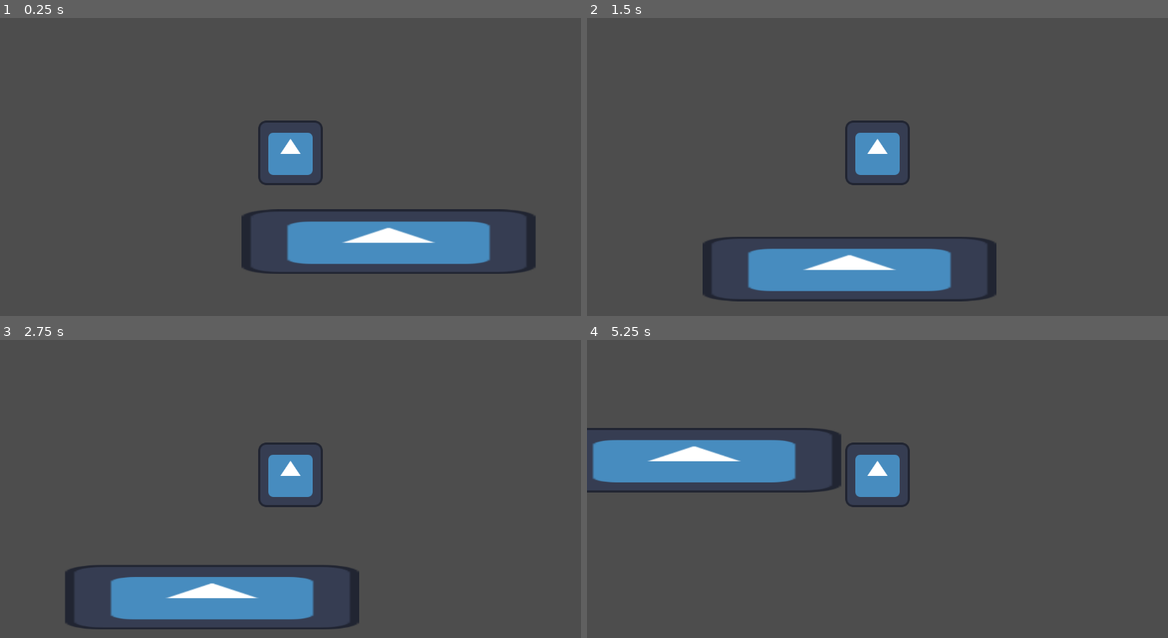
Above: before the commit, frames 1-4 (two rows, left to right).
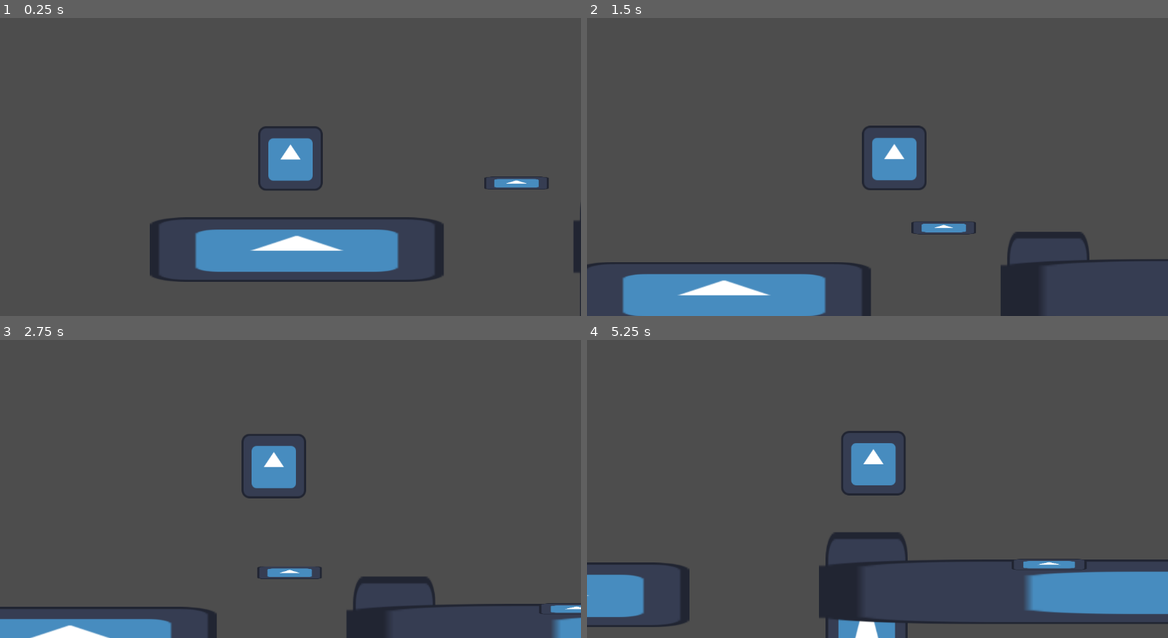
Above: after the commit, the same moments.

Repository: dudualbertti/caverna_de_eldoria
Game: Godot game, scene res://Scenes/main.tscn
Same seed, same stepped clock (60 frames per second), same inputs: the game is played once before the commit and once after it. The engine's default icon, where the game draws it, is replaced by a stand-in: a white triangle on a blue panel in a dark square.
Inputs:
- Up to frame 1 (0.25 s): no input
- Up to frame 2 (1.5 s): hold W (jump) 0.53-1.28 s; hold D (right) from 0.53 s (still down); tap W (jump) at 1.35 s
- Up to frame 3 (2.75 s): tap W (jump) at 1.52, 1.82 s; release D (right) at 2.03 s; hold A (left) from 2.03 s (still down); hold W (jump) from 2.03 s (still down)
- Up to frame 4 (5.25 s): release A (left) at 2.78 s; release W (jump) at 2.78 s; hold D (right) 2.78-4.28 s; tap W (jump) at 2.85, 3.02, 3.32, 4.35, 4.52, 4.82 s; hold W (jump) 3.53-4.28 s; hold A (left) 4.28-5.03 s; hold D (right) from 5.03 s (still down); hold W (jump) from 5.03 s (still down)

The runs differ from the first frame. In frame 1, 9.8% of the frame differs, in the area x 25-100%, y 34-100%; in frame 2, 14%; in frame 3, 12%; in frame 4, 17%, in the area x 0-100%, y 29-100%.

Commit message:
Poco de lama e plataforma quebradica

Diff:
--- a/caverna_eldoria/Scenes/main.tscn
+++ b/caverna_eldoria/Scenes/main.tscn
@@ -1,23 +1,54 @@
-[gd_scene load_steps=4 format=3 uid="uid://dyol3mkxf5awu"]
+[gd_scene load_steps=7 format=3 uid="uid://dyol3mkxf5awu"]
 
 [ext_resource type="Texture2D" uid="uid://cw37pexk0nbvm" path="res://icon.svg" id="1_bo1nx"]
 [ext_resource type="PackedScene" uid="uid://bn6db8nxrw2wx" path="res://Scenes/player.tscn" id="2_8gbba"]
+[ext_resource type="PackedScene" uid="uid://bmonnxkwrua2d" path="res://Scenes/poco_lama.tscn" id="3_8gbba"]
+[ext_resource type="PackedScene" uid="uid://n64wnhxvm54y" path="res://Scenes/plataforma_quebrar.tscn" id="4_jjvhh"]
 
 [sub_resource type="RectangleShape2D" id="RectangleShape2D_jjvhh"]
 size = Vector2(577, 20)
 
+[sub_resource type="RectangleShape2D" id="RectangleShape2D_bo1nx"]
+size = Vector2(164, 61)
+
 [node name="Node2D" type="Node2D"]
+
+[node name="CharacterBody2D" parent="." instance=ExtResource("2_8gbba")]
+position = Vector2(93, 88)
 
 [node name="StaticBody2D" type="StaticBody2D" parent="."]
 
 [node name="CollisionShape2D" type="CollisionShape2D" parent="StaticBody2D"]
-position = Vector2(286.5, 235)
+position = Vector2(104.5, 244)
 shape = SubResource("RectangleShape2D_jjvhh")
 
 [node name="Icon" type="Sprite2D" parent="StaticBody2D"]
-position = Vector2(287.5, 287)
+position = Vector2(105.5, 296)
 scale = Vector2(4.55469, 1)
 texture = ExtResource("1_bo1nx")
 
-[node name="CharacterBody2D" parent="StaticBody2D" instance=ExtResource("2_8gbba")]
-position = Vector2(93, 88)
+[node name="CollisionShape2D2" type="CollisionShape2D" parent="StaticBody2D"]
+position = Vector2(1977.14, 238)
+scale = Vector2(4.55469, 1)
+shape = SubResource("RectangleShape2D_jjvhh")
+
+[node name="Icon3" type="Sprite2D" parent="StaticBody2D"]
+position = Vector2(748.5, 386)
+scale = Vector2(1.27344, 3.34765)
+texture = ExtResource("1_bo1nx")
+
+[node name="Icon2" type="Sprite2D" parent="StaticBody2D"]
+position = Vector2(1981.69, 290)
+scale = Vector2(20.7452, 1)
+texture = ExtResource("1_bo1nx")
+
+[node name="CollisionShape2D3" type="CollisionShape2D" parent="StaticBody2D"]
+position = Vector2(743, 201.5)
+shape = SubResource("RectangleShape2D_bo1nx")
+
+[node name="poco_lama" parent="." instance=ExtResource("3_8gbba")]
+position = Vector2(1110, 225)
+scale = Vector2(7.44002, 3.6)
+
+[node name="plataforma_quebrar" parent="." instance=ExtResource("4_jjvhh")]
+position = Vector2(541, 151)
--- /dev/null
+++ b/caverna_eldoria/Scenes/plataforma_quebrar.tscn
@@ -0,0 +1,37 @@
+[gd_scene load_steps=5 format=3 uid="uid://n64wnhxvm54y"]
+
+[ext_resource type="Script" uid="uid://conekna1hlim3" path="res://Scripts/plataforma_quebrar.gd" id="1_fhuoe"]
+[ext_resource type="Texture2D" uid="uid://cw37pexk0nbvm" path="res://icon.svg" id="1_pedud"]
+
+[sub_resource type="RectangleShape2D" id="RectangleShape2D_fhuoe"]
+size = Vector2(128, 45)
+
+[sub_resource type="RectangleShape2D" id="RectangleShape2D_wc626"]
+size = Vector2(128, 26)
+
+[node name="plataforma_quebrar" type="Node2D"]
+script = ExtResource("1_fhuoe")
+
+[node name="Sprite2D" type="Sprite2D" parent="."]
+position = Vector2(0, 13)
+scale = Vector2(1, 0.2)
+texture = ExtResource("1_pedud")
+
+[node name="Area2D" type="Area2D" parent="."]
+
+[node name="CollisionShape2D" type="CollisionShape2D" parent="Area2D"]
+position = Vector2(0, -22.5)
+shape = SubResource("RectangleShape2D_fhuoe")
+
+[node name="RigidBody2D" type="StaticBody2D" parent="."]
+
+[node name="CollisionShape2D" type="CollisionShape2D" parent="RigidBody2D"]
+position = Vector2(0, 13)
+shape = SubResource("RectangleShape2D_wc626")
+
+[node name="QuebrarTimer" type="Timer" parent="."]
+one_shot = true
+
+[connection signal="body_entered" from="Area2D" to="." method="_on_area_2d_body_entered"]
+[connection signal="body_exited" from="Area2D" to="." method="_on_area_2d_body_exited"]
+[connection signal="timeout" from="QuebrarTimer" to="." method="_on_quebrar_timer_timeout"]
--- a/caverna_eldoria/Scenes/player.tscn
+++ b/caverna_eldoria/Scenes/player.tscn
@@ -16,10 +16,12 @@
 texture = ExtResource("1_v0iea")
 
 [node name="Camera2D" type="Camera2D" parent="."]
+position_smoothing_enabled = true
+position_smoothing_speed = 10.0
 
 [node name="Coyote_Time_Timer" type="Timer" parent="."]
 process_callback = 0
-wait_time = 0.08
+wait_time = 0.1
 one_shot = true
 
 [node name="Jump_Buffer_Timer" type="Timer" parent="."]
--- /dev/null
+++ b/caverna_eldoria/Scenes/poco_lama.tscn
@@ -0,0 +1,24 @@
+[gd_scene load_steps=4 format=3 uid="uid://bmonnxkwrua2d"]
+
+[ext_resource type="Texture2D" uid="uid://cw37pexk0nbvm" path="res://icon.svg" id="1_oluxs"]
+[ext_resource type="Script" uid="uid://cisyx71ccayxm" path="res://Scripts/poco_lama.gd" id="1_vkgpd"]
+
+[sub_resource type="RectangleShape2D" id="RectangleShape2D_vkgpd"]
+size = Vector2(20, 10)
+
+[node name="poco_lama" type="Node2D"]
+script = ExtResource("1_vkgpd")
+
+[node name="Area2D" type="Area2D" parent="."]
+
+[node name="CollisionShape2D" type="CollisionShape2D" parent="Area2D"]
+position = Vector2(0, -5)
+shape = SubResource("RectangleShape2D_vkgpd")
+
+[node name="Sprite2D" type="Sprite2D" parent="."]
+position = Vector2(1.19209e-07, 3)
+scale = Vector2(0.15625, 0.046875)
+texture = ExtResource("1_oluxs")
+
+[connection signal="body_entered" from="Area2D" to="." method="_on_area_2d_body_entered"]
+[connection signal="body_exited" from="Area2D" to="." method="_on_area_2d_body_exited"]
--- /dev/null
+++ b/caverna_eldoria/Scripts/plataforma_quebrar.gd
@@ -0,0 +1,24 @@
+extends Node2D
+
+var stepped = false
+@onready var quebrar_timer: Timer = $QuebrarTimer
+
+# Called when the node enters the scene tree for the first time.
+func _ready() -> void:
+	pass # Replace with function body.
+
+
+func _on_area_2d_body_entered(body: Node2D) -> void:
+	if body.has_method("Player"):
+		if not stepped:
+			stepped = true
+		else:
+			quebrar_timer.start()
+
+
+func _on_area_2d_body_exited(body: Node2D) -> void:
+	pass # Replace with function body.
+
+
+func _on_quebrar_timer_timeout() -> void:
+	queue_free()
--- a/caverna_eldoria/Scripts/player.gd
+++ b/caverna_eldoria/Scripts/player.gd
@@ -1,23 +1,34 @@
 extends CharacterBody2D
 
+const MAX_SPEED = 400.0
+var speed = MAX_SPEED
 
-var speed = 300.0
-var velocity_change_speed = 20
+var velocity_change_speed = 40
 
-var jump_velocity = -400
-var gravity = 10
+var jump_velocity = -500
+var gravity = 12
 
 var vertical_velocity = 0
 
 var jumping = false
 var can_jump = true
 
+var pressed_jump = false
+
+@export var max_jump_count = 1
+var jump_count = max_jump_count
+
 @onready var jump_buffer_timer: Timer = $Jump_Buffer_Timer
 @onready var coyote_time_timer: Timer = $Coyote_Time_Timer
 
+func Player():
+	pass
 
 func jump():
-	can_jump = false
+	if jump_count < 1:
+		can_jump = false
+
+	jump_count -= 1
 	vertical_velocity = jump_velocity
 
 
@@ -31,10 +42,9 @@
 
 
 func handle_coyote_time():
-	if coyote_time_timer.is_stopped() and can_jump:
+	if coyote_time_timer.is_stopped() and can_jump and max_jump_count < 2:
 		coyote_time_timer.start()
 
-	print(jump_buffer_timer.is_stopped())
 
 func handle_vertical_movement():
 
@@ -42,19 +52,22 @@
 
 	if is_on_floor():
 		can_jump = true
+		jump_count = max_jump_count
+		pressed_jump = false
 		vertical_velocity = 0
 	else:
 		vertical_velocity += gravity
 		handle_coyote_time()
 
-	if jump_press and can_jump:
+	if jump_press and can_jump and not pressed_jump:
+		pressed_jump = true
 		jump()
 
 	handle_jump_buffer(jump_press)
 
 	if Input.is_action_just_released("jump") and jumping:
+		pressed_jump = false
 		vertical_velocity = gravity
-
 
 	jumping = velocity.y < 0 and not is_on_floor()
 
--- /dev/null
+++ b/caverna_eldoria/Scripts/poco_lama.gd
@@ -0,0 +1,21 @@
+extends Node2D
+
+
+# Called when the node enters the scene tree for the first time.
+func _ready() -> void:
+	pass # Replace with function body.
+
+
+# Called every frame. 'delta' is the elapsed time since the previous frame.
+func _process(delta: float) -> void:
+	pass
+
+
+func _on_area_2d_body_entered(body: Node2D) -> void:
+	if body.has_method("Player"):
+		body.speed = body.MAX_SPEED/2
+
+
+func _on_area_2d_body_exited(body: Node2D) -> void:
+	if body.has_method("Player"):
+		body.speed = body.MAX_SPEED
Not shown, added: caverna_eldoria/Scripts/plataforma_quebrar.gd.uid
Not shown, added: caverna_eldoria/Scripts/poco_lama.gd.uid
